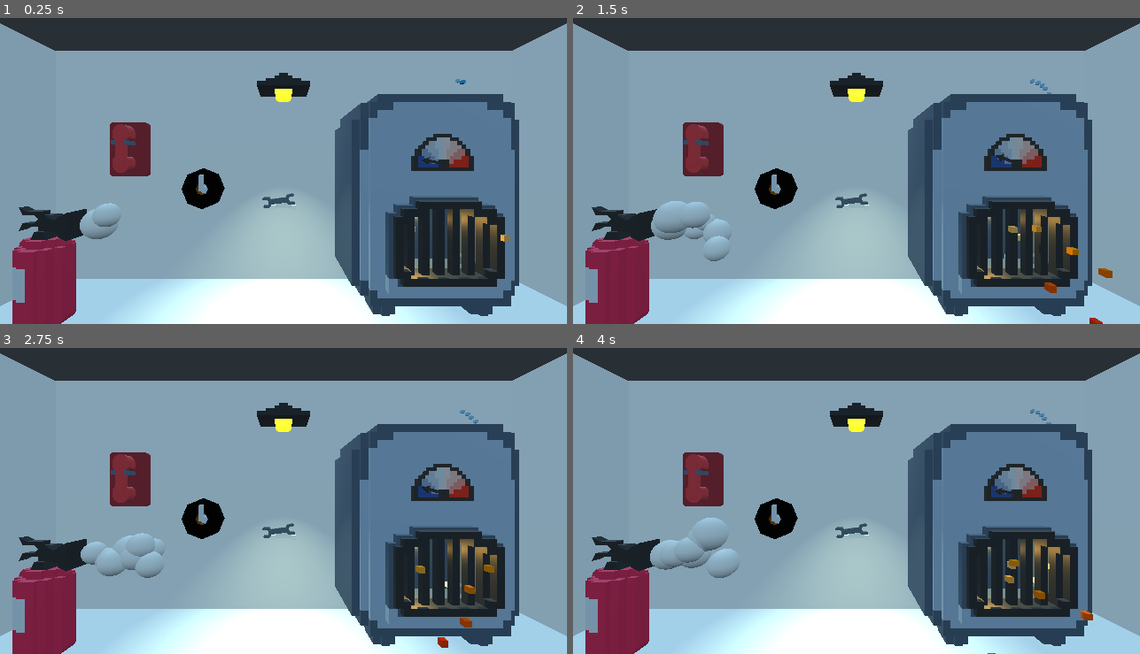
Above: before the commit, frames 1-4 (two rows, left to right).
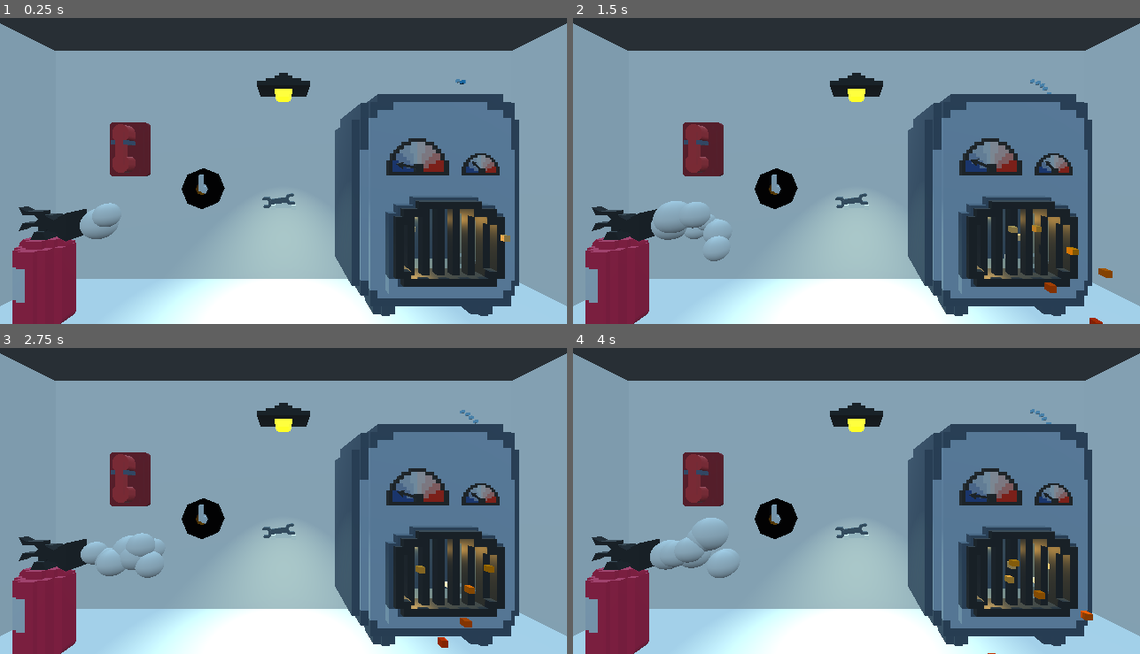
Above: after the commit, the same moments.

Repository: Teanan/ludumdare51
Game: Godot game, scene res://Levels/BoilerRoom.tscn
The game is run twice, just before and just after one commit, with the same random seed, the same clock (stepped at 60 frames per second) and the same inputs. This scene is started directly instead of the project's main scene. Sound files missing from this copy of the repository are replaced by a short silence.
Inputs (mouse positions are in pixels of both pictures, inside the frame that each line leads up to):
- Up to frame 1 (0.25 s): no input
- Up to frame 2 (1.5 s): tap Enter at 0.5 s; move the mouse to (981, 149) at 0.52 s; hold D (Right) 0.53-1.28 s; click (981, 149) at 0.6 s; tap Space (Jump) at 0.77 s; move the mouse to (743, 180) at 1.27 s; hold S (Down) from 1.28 s (still down); click (743, 180) at 1.35 s
- Up to frame 3 (2.75 s): tap Space (Jump) at 1.52 s; move the mouse to (340, 424) at 2.02 s; release S (Down) at 2.03 s; hold D (Right) from 2.03 s (still down); click (340, 424) at 2.1 s
- Up to frame 4 (4 s): move the mouse to (828, 559) at 2.77 s; release D (Right) at 2.78 s; hold W (Up) 2.78-3.53 s; click (828, 559) at 2.85 s; tap Space (Jump) at 3.02, 3.77 s; move the mouse to (1026, 543) at 3.52 s; hold A (Left) from 3.53 s (still down); click (1026, 543) at 3.6 s

The runs differ from the first frame. In frame 1, 1.6% of the frame differs, in the area x 68-89%, y 37-52%; in frame 2, 1.6%; in frame 3, 1.6%; in frame 4, 1.6%.

Commit message:
add pressure gauche

Diff:
--- a/Objects/BoilerAssembly.gd
+++ b/Objects/BoilerAssembly.gd
@@ -9,7 +9,7 @@
 const max_pressure = 4
 
 func _ready():
-	pass
+	$PressureGauge.CONVERGENCE_SPEED = 100
 
 func _on_BoilerTick_timeout():
 	if coal > 0:
@@ -21,3 +21,4 @@
 	pressure = clamp(pressure - 0.05, 0, max_pressure)
 
 	$Gauge.set_value((temperature - min_temp) * 100 / (max_temp - min_temp))
+	$PressureGauge.set_value(pressure * 100 / (max_pressure))
--- a/Objects/BoilerAssembly.tscn
+++ b/Objects/BoilerAssembly.tscn
@@ -110,6 +110,9 @@
 autostart = true
 
 [node name="Gauge" parent="." instance=ExtResource( 5 )]
-transform = Transform( 0.5, 0, 0, 0, 0.5, 0, 0, 0, 0.5, 0, 1.442, 0.23611 )
+transform = Transform( 0.5, 0, 0, 0, 0.5, 0, 0, 0, 0.5, -0.238044, 1.4, 0.24 )
+
+[node name="PressureGauge" parent="." instance=ExtResource( 5 )]
+transform = Transform( 0.3, 0, 0, 0, 0.3, 0, 0, 0, 0.3, 0.363423, 1.4, 0.24 )
 
 [connection signal="timeout" from="BoilerTick" to="." method="_on_BoilerTick_timeout"]
--- a/Objects/Gauge.gd
+++ b/Objects/Gauge.gd
@@ -8,7 +8,7 @@
 const MIN_VALUE = 0
 const ALLOWED_JITTER_VALUE = 5
 
-const CONVERGENCE_SPEED = 25
+export (int) var CONVERGENCE_SPEED = 25
 
 var current_value = 0
 var target_value = 50
